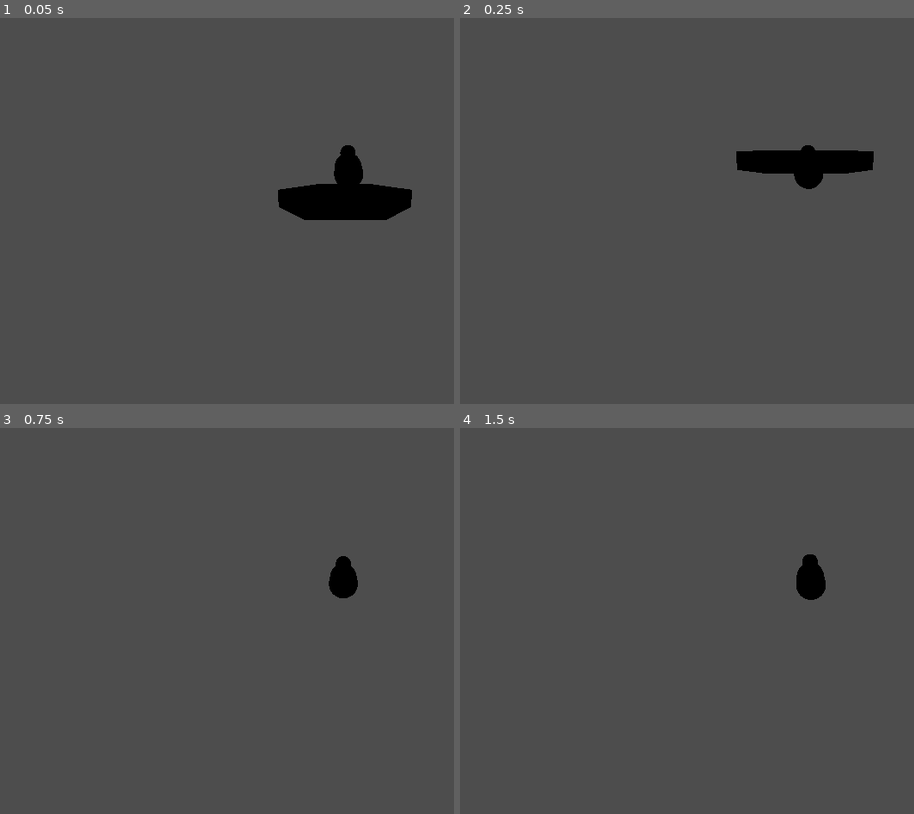
Above: before the commit, frames 1-4 (two rows, left to right).
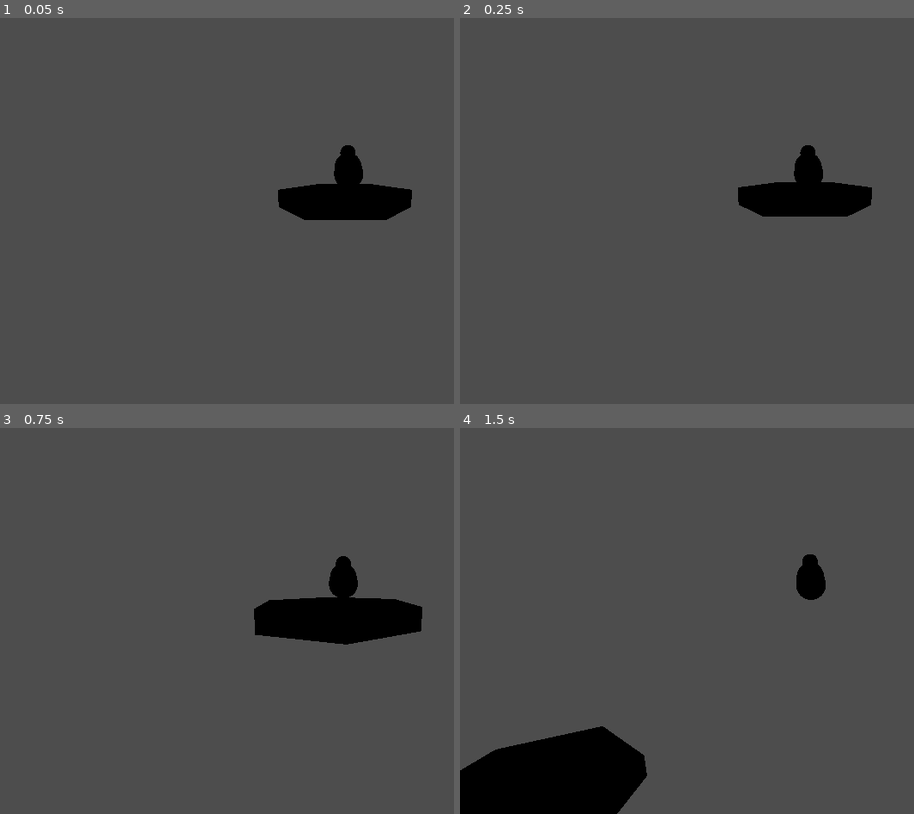
Above: after the commit, the same moments.

Repository: GunterJr/game-jam-feb
Game: Godot game, scene res://scenes/areas/main-zone.tscn
The game is run twice, just before and just after one commit, with the same random seed, the same clock (stepped at 60 frames per second) and the same inputs. This scene is started directly instead of the project's main scene.
Inputs (mouse positions are in pixels of both pictures, inside the frame that each line leads up to):
- Up to frame 1 (0.05 s): no input
- Up to frame 2 (0.25 s): no input
- Up to frame 3 (0.75 s): tap Enter (ui_accept) at 0.5 s; move the mouse to (381, 621) at 0.52 s; hold W (forward) from 0.53 s (still down); click (381, 621) at 0.67 s
- Up to frame 4 (1.5 s): keep holding W (forward); tap Space (jump) at 0.77 s; move the mouse to (768, 621) at 1.27 s

Frame 1 is identical in both runs. In frame 2, 3.7% of the frame differs, in the area x 60-92%, y 34-52%; in frame 3, 3.7%; in frame 4, 7.2%, in the area x 0-42%, y 77-100%.

Commit message:
Various fixes

Diff:
--- a/scenes/actors/benson.tscn
+++ b/scenes/actors/benson.tscn
@@ -1,7 +1,7 @@
 [gd_scene format=3 uid="uid://b3lnfnn3odxmx"]
 
 [ext_resource type="Script" uid="uid://lbclfoyfhgm1" path="res://scripts/benson.gd" id="1_u4qym"]
-[ext_resource type="Script" uid="uid://ce4hm7kncdtus" path="res://scenes/actors/camera_arm.gd" id="2_81iw3"]
+[ext_resource type="Script" uid="uid://ce4hm7kncdtus" path="res://scripts/camera_arm.gd" id="2_81iw3"]
 [ext_resource type="AudioStream" uid="uid://dyfcf0xpn4rmc" path="res://audio/fx/bee_buzz.ogg" id="3_8dec6"]
 
 [sub_resource type="StandardMaterial3D" id="StandardMaterial3D_u4qym"]
--- a/scenes/areas/main-zone.tscn
+++ b/scenes/areas/main-zone.tscn
@@ -4,9 +4,12 @@
 
 [node name="MainZone" type="Node3D" unique_id=1094626090]
 
-[node name="CSGCylinder3D" type="CSGCylinder3D" parent="." unique_id=1403945326]
+[node name="Honeycomb" type="CSGCylinder3D" parent="." unique_id=1403945326]
+use_collision = true
 height = 0.1307373
 sides = 6
 
 [node name="Benson" parent="." unique_id=193555425 instance=ExtResource("1_et7hr")]
 transform = Transform3D(1, 0, 0, 0, 1, 0, 0, 0, 1, -0.037091464, 0.2201654, -0.04039009)
+
+[node name="WorldEnvironment" type="WorldEnvironment" parent="." unique_id=1187876192]
--- a/scenes/areas/movement-testing.tscn
+++ b/scenes/areas/movement-testing.tscn
@@ -103,5 +103,6 @@
 
 [node name="HoneyBall" parent="." unique_id=726348483 instance=ExtResource("3_18mwh")]
 transform = Transform3D(1, 0, 0, 0, 1, 0, 0, 0, 1, 3.4648788, -0.9638493, -1.9703925)
+honey_type = 1
 
 [connection signal="flew" from="Benson" to="CanvasLayer/GUI" method="update_flight"]
--- a/scripts/benson.gd
+++ b/scripts/benson.gd
@@ -38,6 +38,7 @@
 	if is_on_floor():
 		current_flight_time = 0
 		buzzer.stop()
+		flying = false
 	if Input.is_action_just_released("jump"):
 		flying = true
 	if Input.is_action_pressed("ui_accept") and !is_on_floor() and current_flight_time < flight_time and flying:
--- a/scripts/gui.gd
+++ b/scripts/gui.gd
@@ -1,6 +1,6 @@
 extends Control
 
 func update_flight(new: float):
-	new = snappedf(1.0 - new, 0.1)
+	new = snappedf(new, 0.1)
 	var out : String = "FLIGHT: " + str(new)
 	$MarginContainer/FlightRemaining.text = out
Renamed: scenes/actors/camera_arm.gd -> scripts/camera_arm.gd
Renamed: scenes/actors/camera_arm.gd.uid -> scripts/camera_arm.gd.uid
Binary file added: textures/floor01.png
Not shown, added: textures/floor01.png.import
Binary file added: textures/wall01.png
Not shown, added: textures/wall01.png.import
Not shown, changed: README.md
